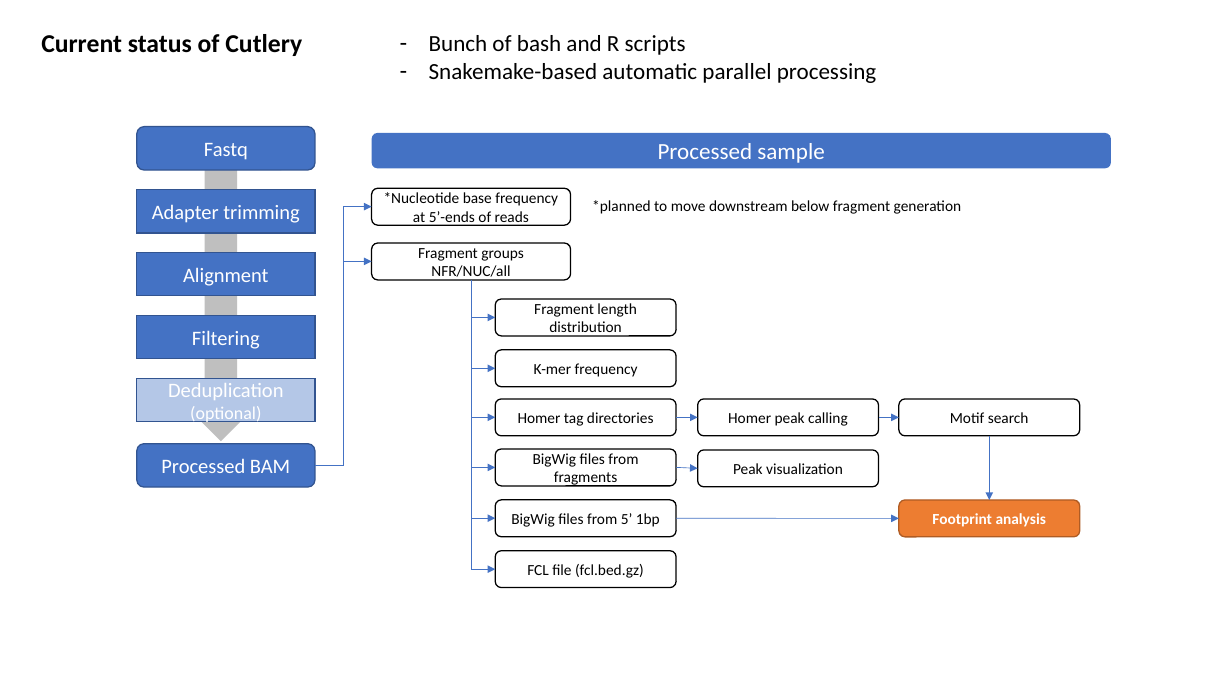
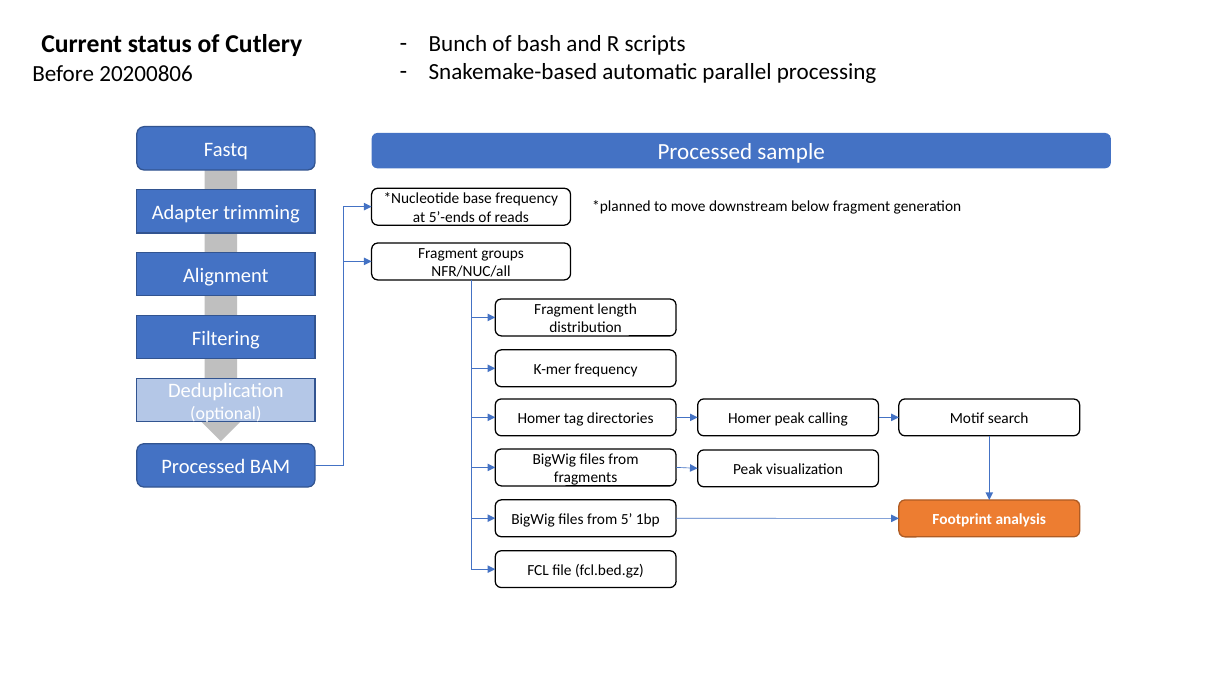
Before and after one commit to hwlim/Cutlery, a slide deck: slide 7 of Plan/schema.pptx. Drawn at 1232x693 pixels with LibreOffice and Linux fonts; fonts in the diff are those of the drawing. Boxes give left, top, right and bottom in pixels: in the first picture for what was removed or moved away, otherwise in the second. Text is boxed around its words. In the diff, an @@ line names an element or a change of style, - is before the commit and + after.

```diff
--- a/Plan/schema.pptx
+++ b/Plan/schema.pptx
@@ text added at bbox=[32, 65, 193, 81], 18 pt, text #000000 @@
+Before 20200806
```
Also in this commit, not shown: 2 other slides changed.
